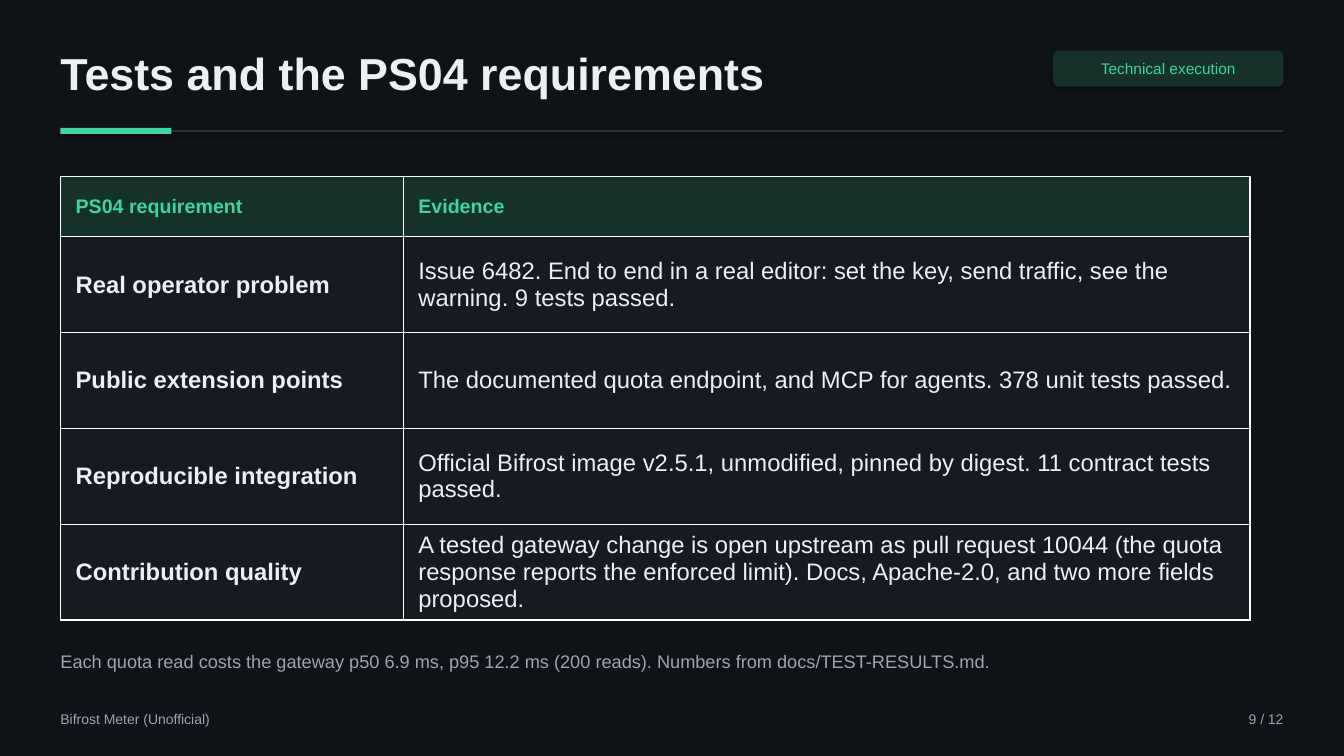
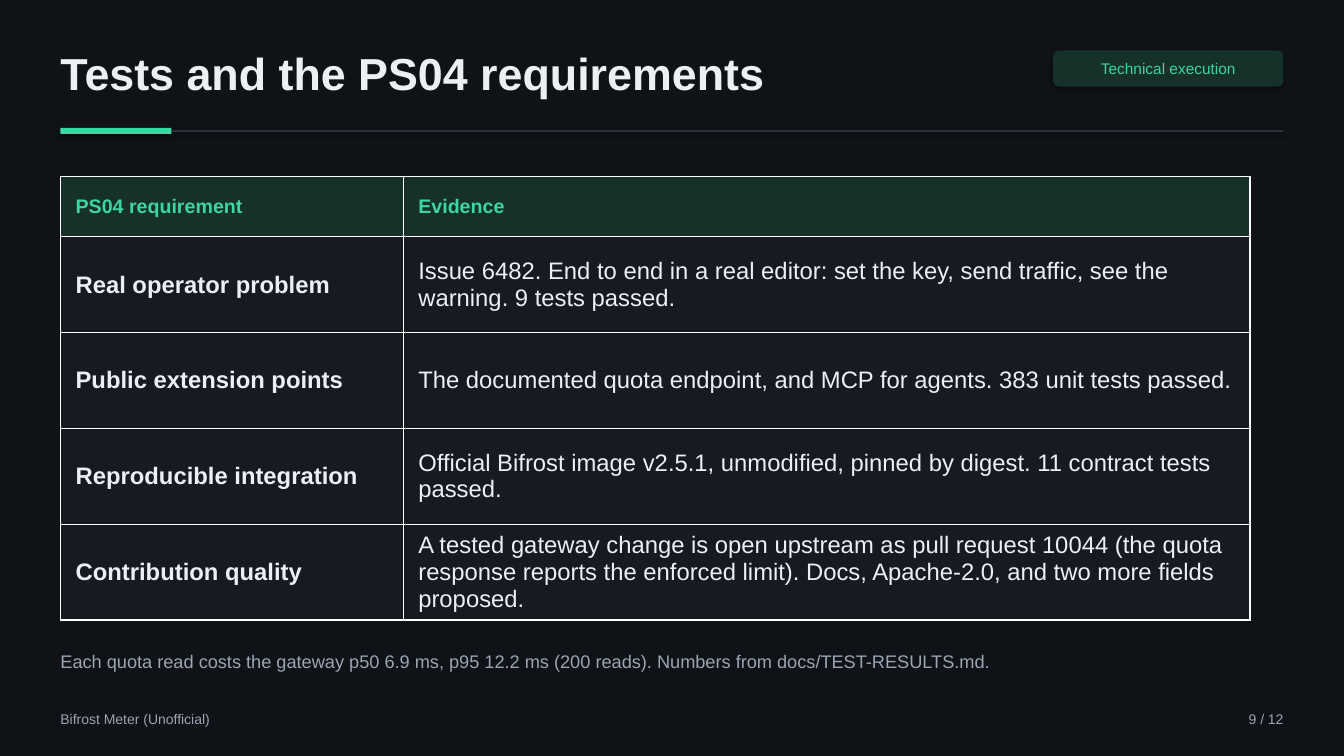
Before and after one commit to aimanmalib/bifrost-meter, a slide deck: slide 9 of deck/bifrost-meter.pptx. Drawn at 1344x756 pixels with LibreOffice and Linux fonts; fonts in the diff are those of the drawing. Boxes give left, top, right and bottom in pixels: in the first picture for what was removed or moved away, otherwise in the second. Text is boxed around its words. In the diff, an @@ line names an element or a change of style, - is before the commit and + after.

```diff
--- a/deck/bifrost-meter.pptx
+++ b/deck/bifrost-meter.pptx
@@ table at bbox=[60, 176, 1250, 620] @@
-row 3, column 2: The documented quota endpoint, and MCP for agents. 378 unit tests passed.
+row 3, column 2: The documented quota endpoint, and MCP for agents. 383 unit tests passed.
```
Also in this commit, not shown: 2 other slides changed, 3 other files.
